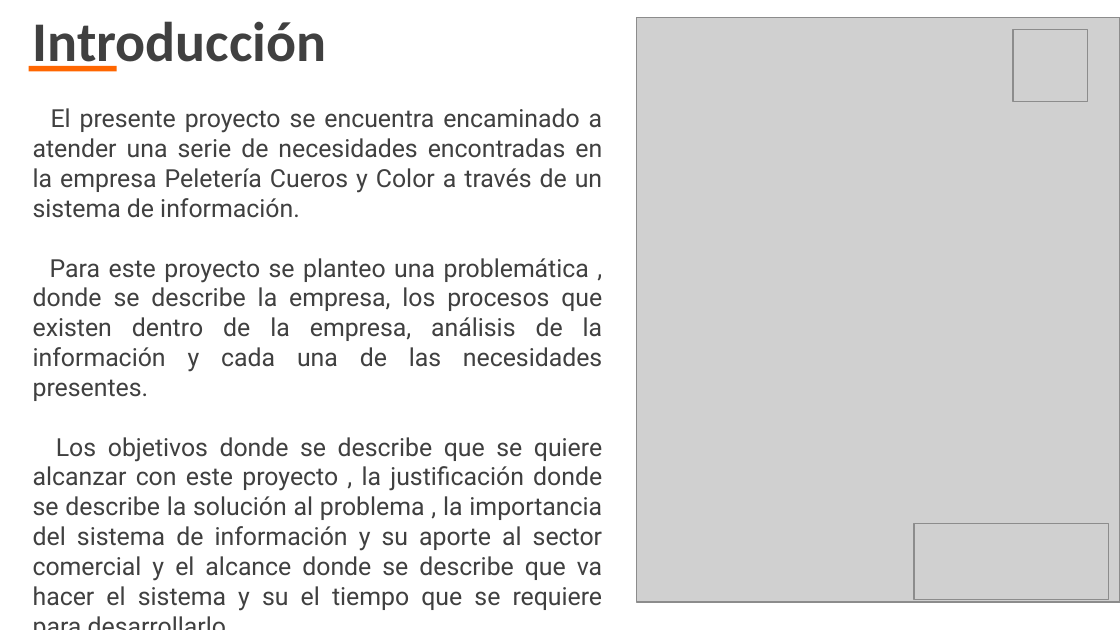
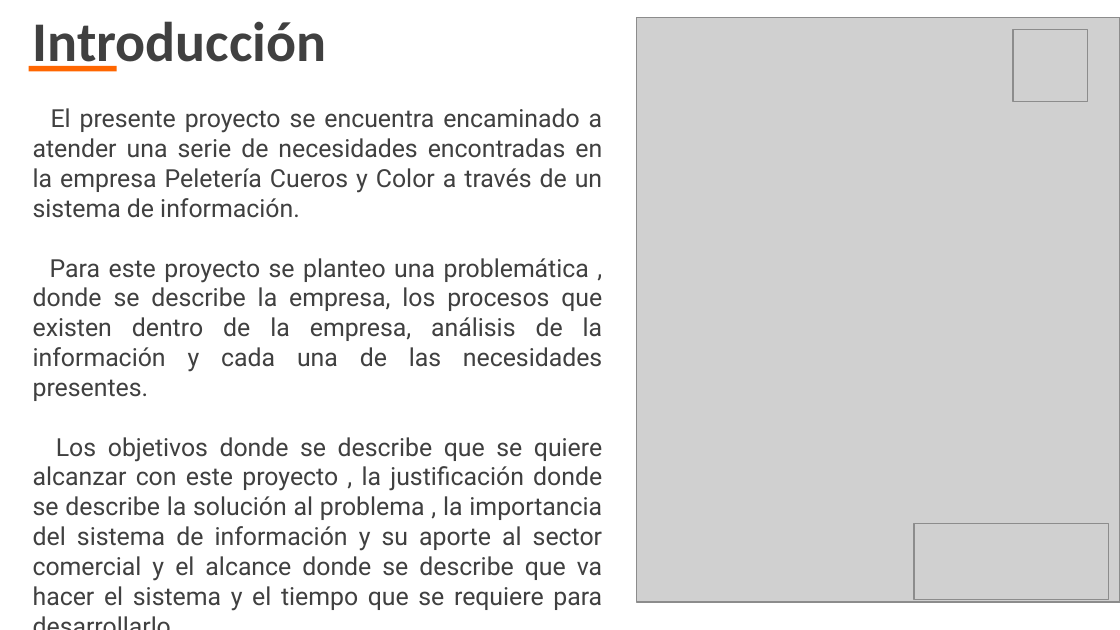
Before and after one commit to kamor31232/Proyecto_adsi, a slide deck: slide 2 of App/app_documentacion/1er_trimestre/1_proyecto/1_1_1_presentacion_proyecto.pptx. Drawn at 1120x630 pixels with LibreOffice and Linux fonts; fonts in the diff are those of the drawing; grey boxes stand for pictures; background and template pictures are left out. Boxes give left, top, right and bottom in pixels: in the first picture for what was removed or moved away, otherwise in the second. Text is boxed around its words. In the diff, an @@ line names an element or a change of style, - is before the commit and + after.

```diff
--- a/App/app_documentacion/1er_trimestre/1_proyecto/1_1_1_presentacion_proyecto.pptx
+++ b/App/app_documentacion/1er_trimestre/1_proyecto/1_1_1_presentacion_proyecto.pptx
@@ text at [33, 437, 602, 611]: text changed @@
-Los objetivos donde se describe que se quiere alcanzar con este proyecto , la justificación donde se describe la solución al problema , la importancia del sistema de información y su aporte al sector comercial y el alcance donde se describe que va hacer el sistema y su el tiempo que se requiere para desarrollarlo.
+Los objetivos donde se describe que se quiere alcanzar con este proyecto , la justificación donde se describe la solución al problema , la importancia del sistema de información y su aporte al sector comercial y el alcance donde se describe que va hacer el sistema y el tiempo que se requiere para desarrollarlo.
```
Also in this commit, not shown: 5 other slides changed, 1 slide added, 47 other files.
